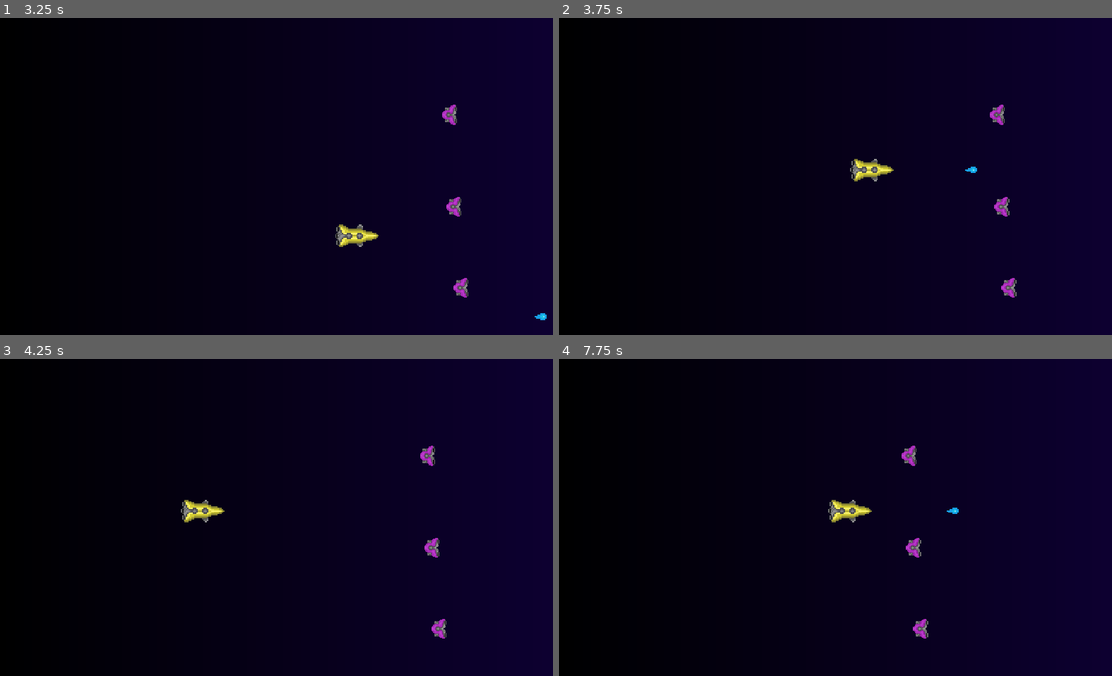
Above: before the commit, frames 1-4 (two rows, left to right).
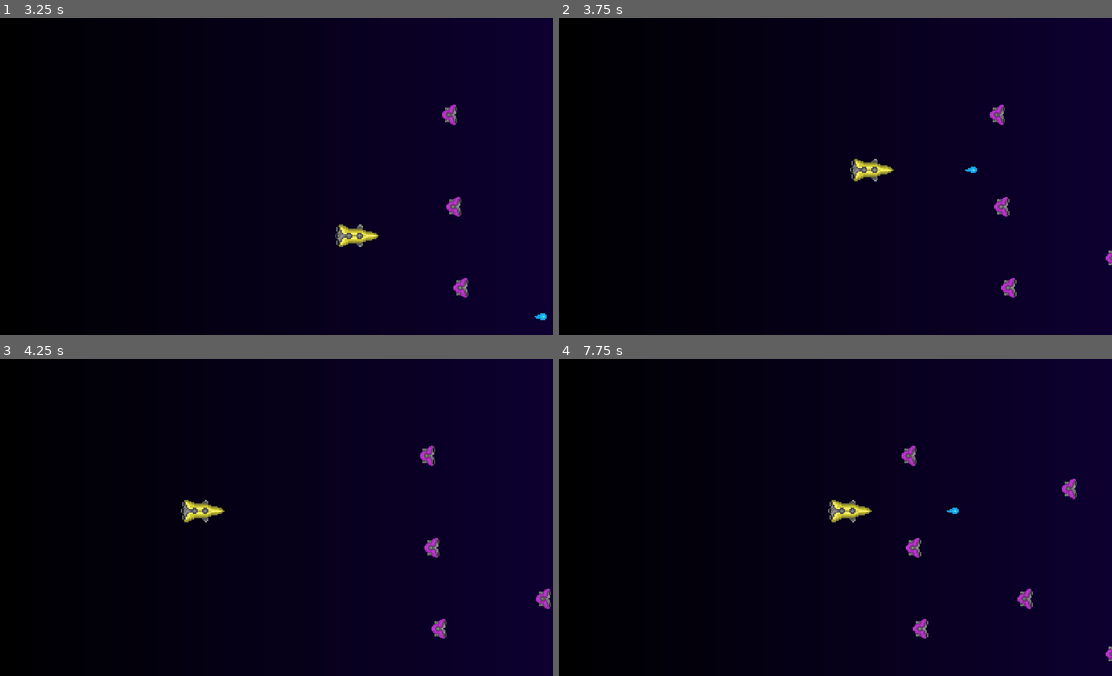
Above: after the commit, the same moments.

Repository: Nordtwig/cassian-crusade
Game: Godot game, scene res://scenes/game.tscn
The game is run twice, just before and just after one commit, with the same random seed, the same clock (stepped at 60 frames per second) and the same inputs.
Inputs:
- Up to frame 1 (3.25 s): hold D (Right) 0.53-1.28 s; tap Space (Shoot) every 0.75 s from 0.6 to 2.85 s; hold S (Down) 1.28-2.03 s; hold D (Right) 2.03-2.78 s; hold W (Up) from 2.78 s (still down)
- Up to frame 2 (3.75 s): release W (Up) at 3.53 s; hold A (Left) from 3.53 s (still down); tap Space (Shoot) at 3.6 s
- Up to frame 3 (4.25 s): keep holding A (Left)
- Up to frame 4 (7.75 s): tap Space (Shoot) every 0.75 s from 4.35 to 7.35 s; release A (Left) at 5.03 s; hold S (Down) 5.03-5.78 s; hold D (Right) 5.78-6.53 s; hold W (Up) 6.53-7.28 s; hold D (Right) from 7.28 s (still down)

Frame 1 is identical in both runs. In frame 2, less than 0.1% of the frame differs, in the area x 98-100%, y 73-78%; in frame 3, 0.1%; in frame 4, 0.3%, in the area x 82-100%, y 37-96%.

Commit message:
Add enemyspawner and random spawn positions

Diff:
--- /dev/null
+++ b/scenes/enemySpawner.tscn
@@ -0,0 +1,32 @@
+[gd_scene load_steps=2 format=3 uid="uid://dss1sbaevtvlt"]
+
+[ext_resource type="Script" path="res://scripts/enemySpawner.gd" id="1_vc8ph"]
+
+[node name="EnemySpawner" type="Node2D"]
+script = ExtResource("1_vc8ph")
+
+[node name="SpawnPositions" type="Node2D" parent="."]
+
+[node name="SpawnPos01" type="Marker2D" parent="SpawnPositions"]
+position = Vector2(1370, 45)
+
+[node name="SpawnPos02" type="Marker2D" parent="SpawnPositions"]
+position = Vector2(1370, 170)
+
+[node name="SpawnPos03" type="Marker2D" parent="SpawnPositions"]
+position = Vector2(1370, 295)
+
+[node name="SpawnPos04" type="Marker2D" parent="SpawnPositions"]
+position = Vector2(1370, 420)
+
+[node name="SpawnPos05" type="Marker2D" parent="SpawnPositions"]
+position = Vector2(1370, 545)
+
+[node name="SpawnPos06" type="Marker2D" parent="SpawnPositions"]
+position = Vector2(1370, 670)
+
+[node name="SpawnTimer" type="Timer" parent="."]
+wait_time = 2.0
+autostart = true
+
+[connection signal="timeout" from="SpawnTimer" to="." method="_on_timer_timeout"]
--- a/scenes/game.tscn
+++ b/scenes/game.tscn
@@ -1,7 +1,8 @@
-[gd_scene load_steps=5 format=3 uid="uid://pdpfdmmhc1x"]
+[gd_scene load_steps=6 format=3 uid="uid://pdpfdmmhc1x"]
 
 [ext_resource type="PackedScene" uid="uid://w0dy13mgnip4" path="res://scenes/player.tscn" id="1_1ixdt"]
 [ext_resource type="PackedScene" uid="uid://bijkpvq1hcvcj" path="res://scenes/enemy.tscn" id="2_aqn3t"]
+[ext_resource type="PackedScene" uid="uid://dss1sbaevtvlt" path="res://scenes/enemySpawner.tscn" id="3_q6r8p"]
 
 [sub_resource type="Gradient" id="Gradient_asfy2"]
 colors = PackedColorArray(0, 0, 0, 1, 0.0528556, 4.02493e-05, 0.19293, 1)
@@ -11,6 +12,10 @@
 
 [node name="Game" type="Node2D"]
 
+[node name="Projectiles" type="Node" parent="."]
+
+[node name="Enemies" type="Node" parent="."]
+
 [node name="Background" type="TextureRect" parent="."]
 offset_right = 1296.0
 offset_bottom = 725.0
@@ -18,8 +23,6 @@
 
 [node name="Player" parent="." instance=ExtResource("1_1ixdt")]
 position = Vector2(86, 397)
-
-[node name="Projectiles" type="Node" parent="."]
 
 [node name="Enemy" parent="." instance=ExtResource("2_aqn3t")]
 position = Vector2(1234, 613)
@@ -29,3 +32,5 @@
 
 [node name="Enemy3" parent="." instance=ExtResource("2_aqn3t")]
 position = Vector2(1208, 220)
+
+[node name="EnemySpawner" parent="." instance=ExtResource("3_q6r8p")]
--- /dev/null
+++ b/scripts/enemySpawner.gd
@@ -0,0 +1,16 @@
+extends Node2D
+
+var enemyScene = preload("res://scenes/enemy.tscn")
+
+@onready var spawnPositions = $SpawnPositions
+
+func spawnEnemy():
+	var spawnPositionsArray = spawnPositions.get_children()
+	var randomSpawnPosition = spawnPositionsArray.pick_random()
+
+	var enemyInstance = enemyScene.instantiate()
+	get_node("/root/Game/Enemies").add_child(enemyInstance)
+	enemyInstance.global_position = Vector2(randomSpawnPosition.global_position)
+
+func _on_timer_timeout():
+	spawnEnemy()
